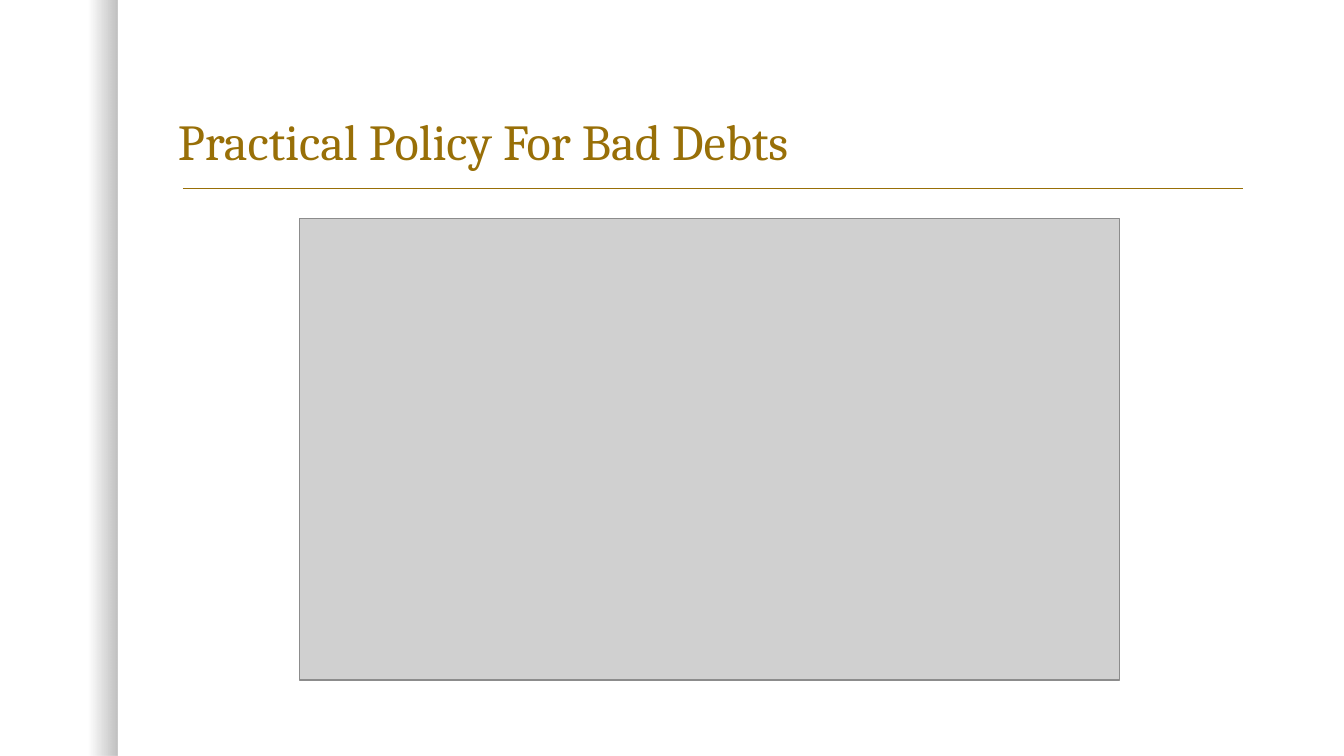
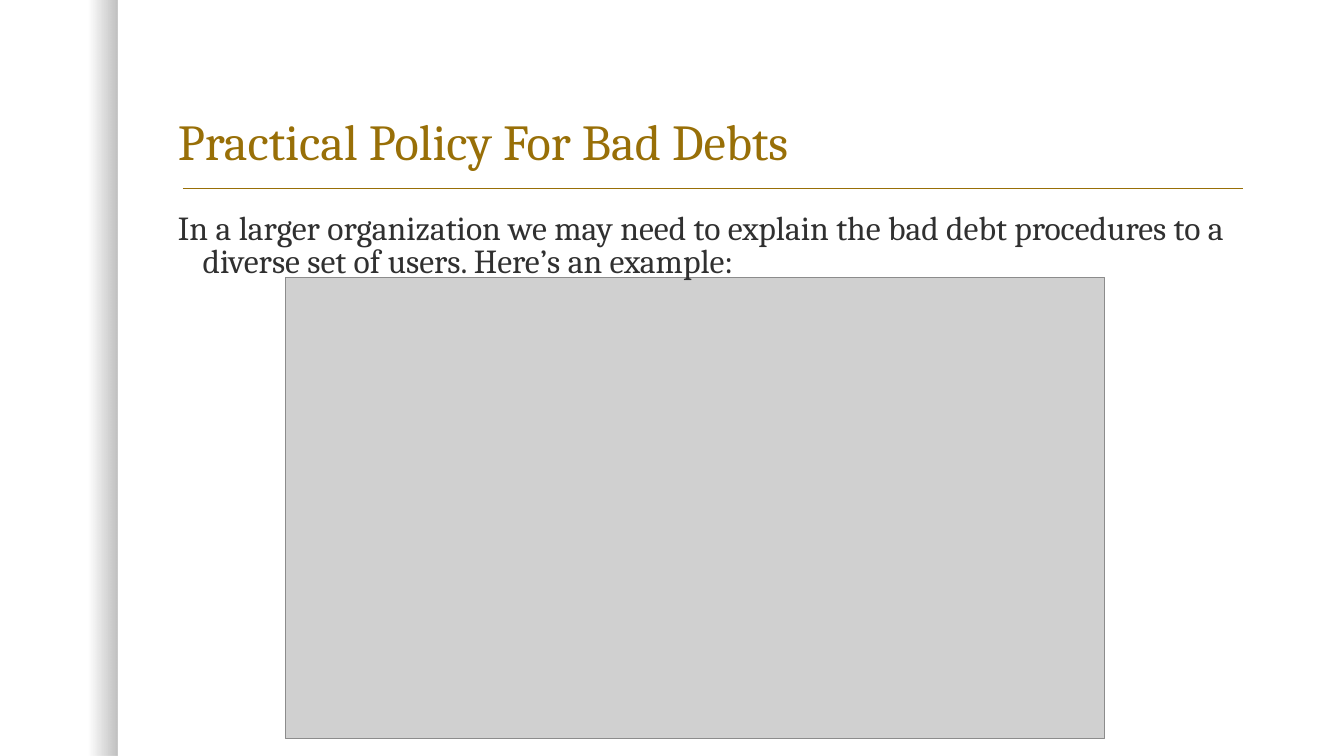
Before and after one commit to wallythep/accounting-ii, a slide deck: slide 17 of Chapter_13_Presentation.pptx (slide 11 before the commit). Drawn at 1344x756 pixels with LibreOffice and Linux fonts; fonts in the diff are those of the drawing; grey boxes stand for pictures; background and template pictures are left out. Boxes give left, top, right and bottom in pixels: in the first picture for what was removed or moved away, otherwise in the second. Text is boxed around its words. In the diff, an @@ line names an element or a change of style, - is before the commit and + after.

```diff
--- a/Chapter_13_Presentation.pptx
+++ b/Chapter_13_Presentation.pptx
@@ text added at bbox=[178, 216, 1224, 281], 24 pt, text #303030 @@
+In a larger organization we may need to explain the bad debt procedures to a diverse set of users. Here’s an example:
@@ picture: place and size @@
-picture at bbox=[300, 219, 1120, 681]
+picture at bbox=[285, 277, 1105, 739]
```
Also in this commit, not shown: 6 other slides changed, 8 slides added, 4 slides removed, 3 other files.
